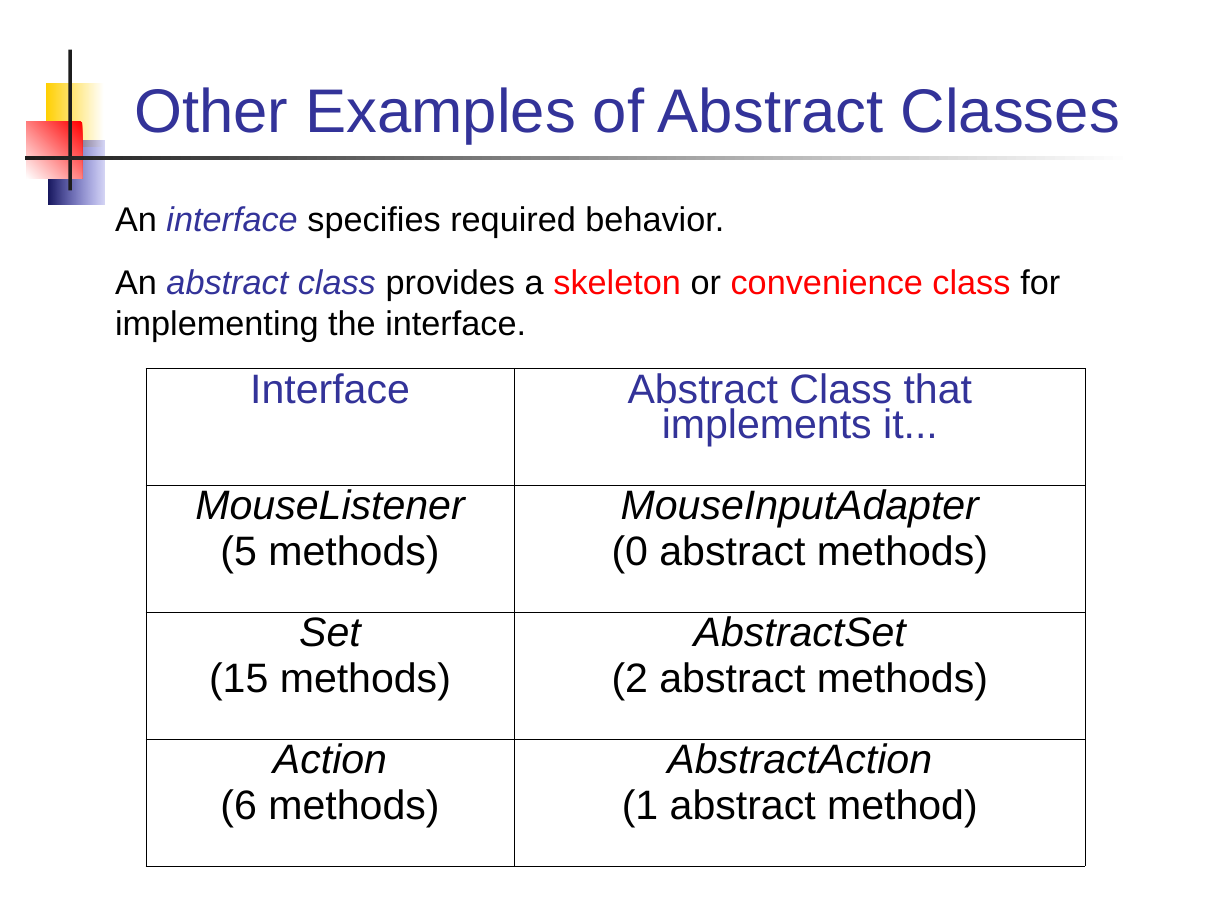
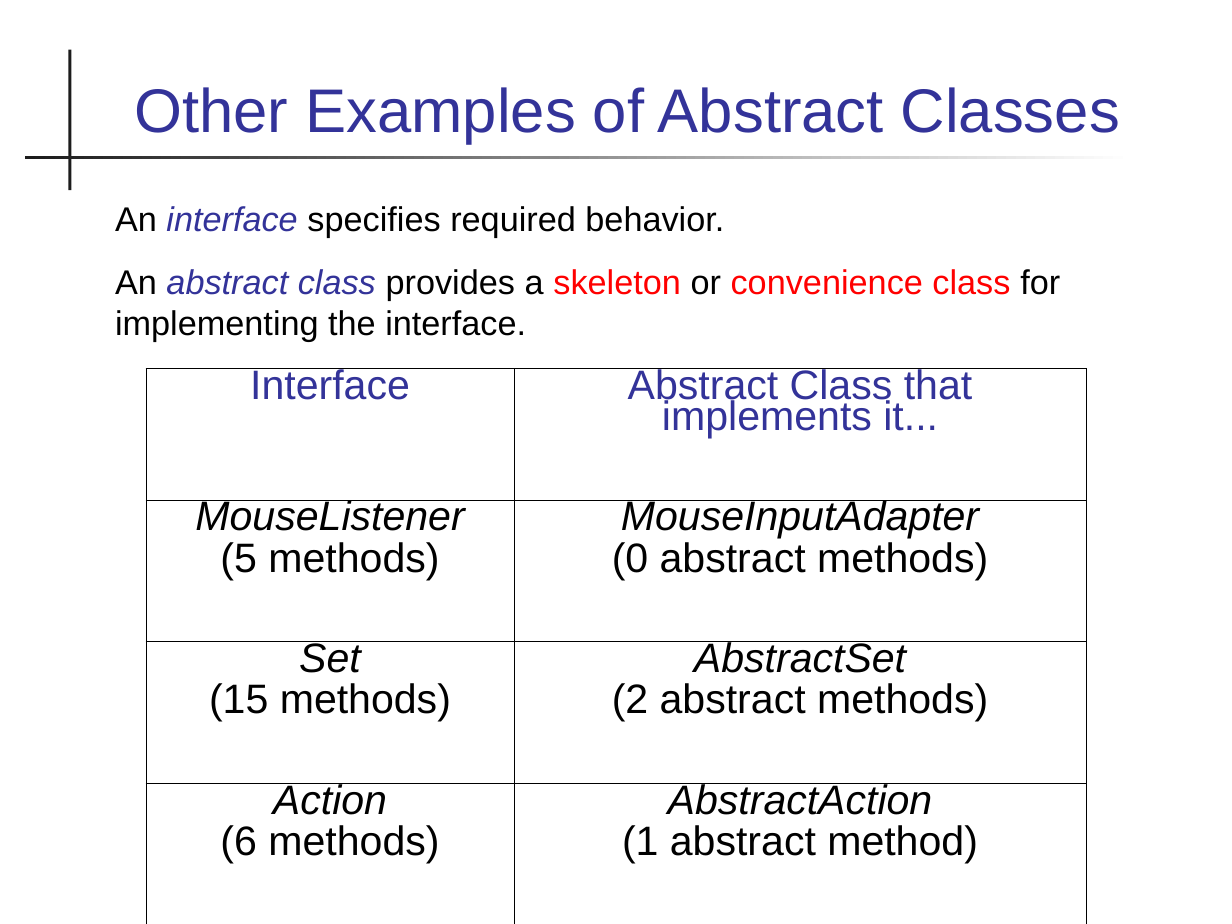
Before and after one commit to skeoop/skeoop.github.io, a slide deck: slide 14 of week4/Inheritance-3-Abstract-Class.ppt (slide 13 before the commit). Drawn at 1232x924 pixels with LibreOffice and Linux fonts; fonts in the diff are those of the drawing. Boxes give left, top, right and bottom in pixels: in the first picture for what was removed or moved away, otherwise in the second. Text is boxed around its words. In the diff, an @@ line names an element or a change of style, - is before the commit and + after.

```diff
--- a/week4/Inheritance-3-Abstract-Class.ppt
+++ b/week4/Inheritance-3-Abstract-Class.ppt
@@ rectangle removed at [46, 83, 103, 147] @@
@@ rectangle removed at [27, 122, 83, 179] @@
@@ rectangle removed at [48, 140, 103, 205] @@
@@ table at [145, 368, 1085, 924] @@
@@ line spacing 0.78 to 0.68 @@
```
Also in this commit, not shown: 15 other slides changed, 2 slides added, 1 other file.
